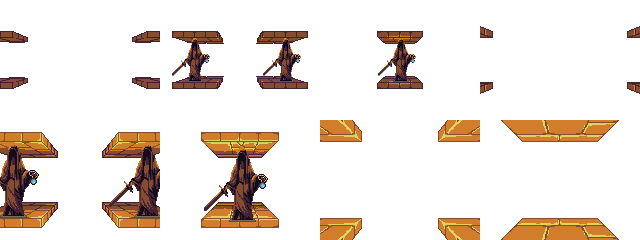
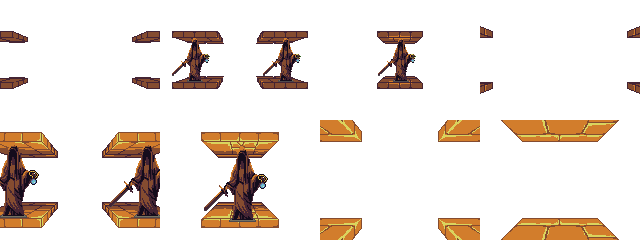
Revision of a layered 640px x 240px image; what changed, layer by layer:
painted on "Statue small #3" over [172, 38, 210, 82]
painted on "Statue small #2" over [263, 38, 301, 82]
painted on "Statue small #1" over [378, 39, 416, 82]
painted on "Statue #3" over [29, 171, 38, 177]
painted on "Statue #1" over [258, 175, 267, 181]
